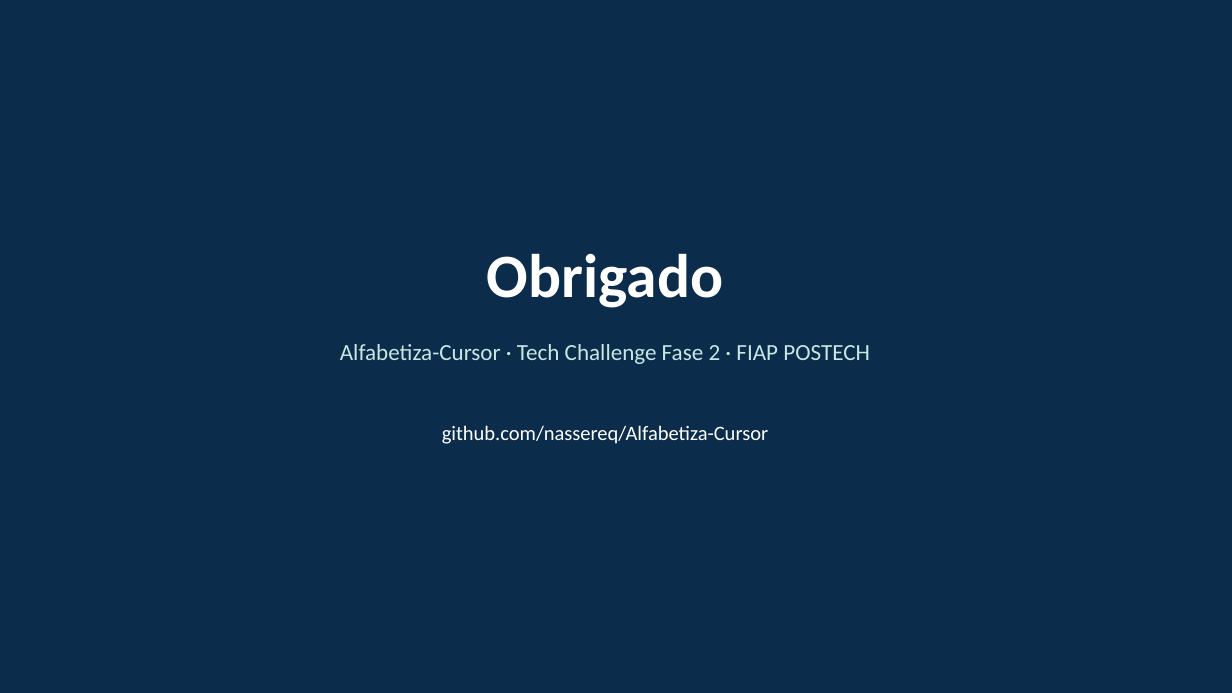
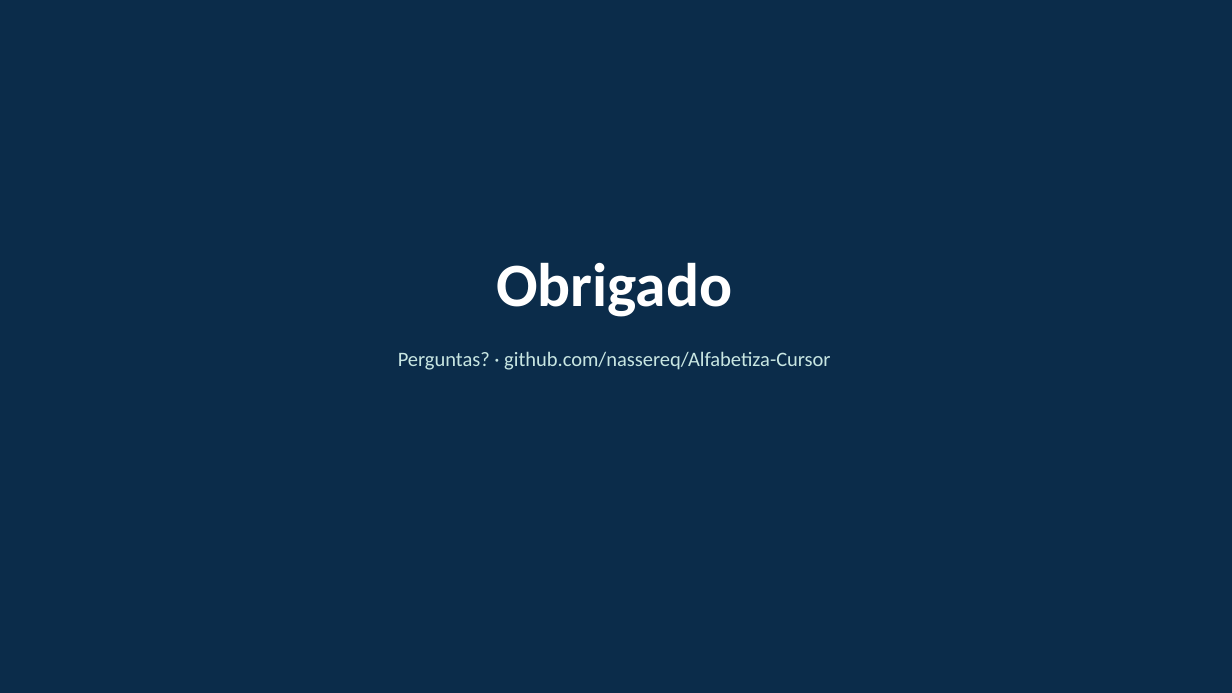
Before and after one commit to nassereq/Alfabetiza-Cursor, a slide deck: slide 12 of docs/Apresentacao_Tech_Challenge_Fase2_Alfabetiza.pptx (slide 17 before the commit). Drawn at 1232x693 pixels with LibreOffice and Linux fonts; fonts in the diff are those of the drawing. Boxes give left, top, right and bottom in pixels: in the first picture for what was removed or moved away, otherwise in the second. Text is boxed around its words. In the diff, an @@ line names an element or a change of style, - is before the commit and + after.

```diff
--- a/docs/Apresentacao_Tech_Challenge_Fase2_Alfabetiza.pptx
+++ b/docs/Apresentacao_Tech_Challenge_Fase2_Alfabetiza.pptx
@@ text "Obrigado" moved from (x1=487, y1=253, x2=723, y2=308) to (x1=496, y1=262, x2=732, y2=317) @@
@@ text removed at (x1=340, y1=344, x2=870, y2=364) @@
-Alfabetiza-Cursor · Tech Challenge Fase 2 · FIAP POSTECH
@@ text at (x1=398, y1=351, x2=830, y2=370): text changed; text colour #FFFFFF to #C8E6E2 @@
-github.com/nassereq/Alfabetiza-Cursor
+Perguntas? · github.com/nassereq/Alfabetiza-Cursor
```
Also in this commit, not shown: 5 other slides changed, 6 slides added, 11 slides removed, 23 other files.
